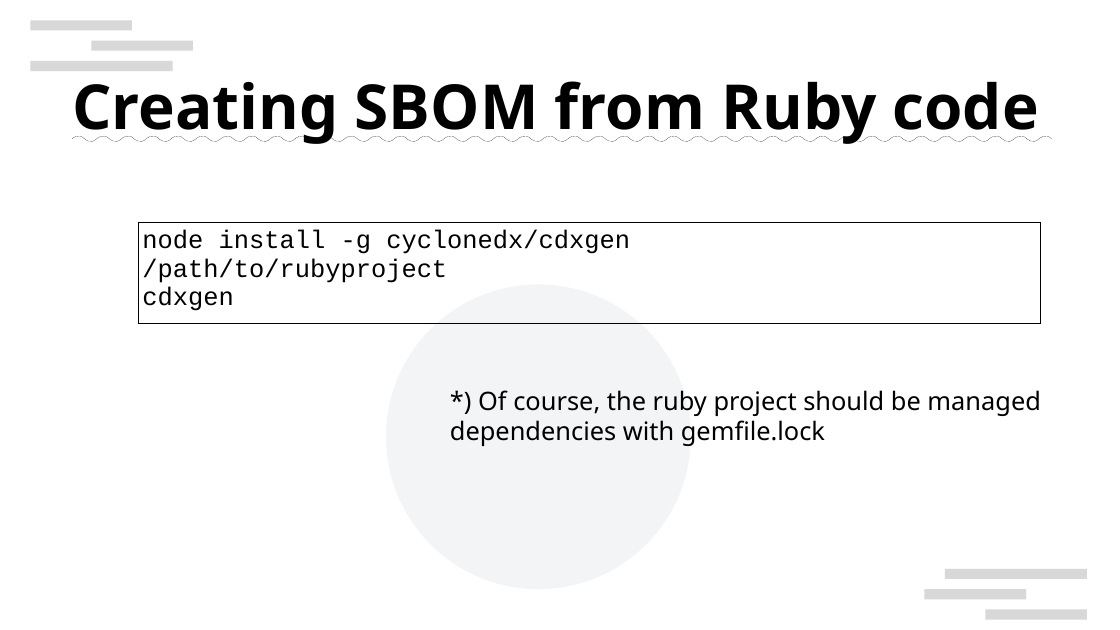
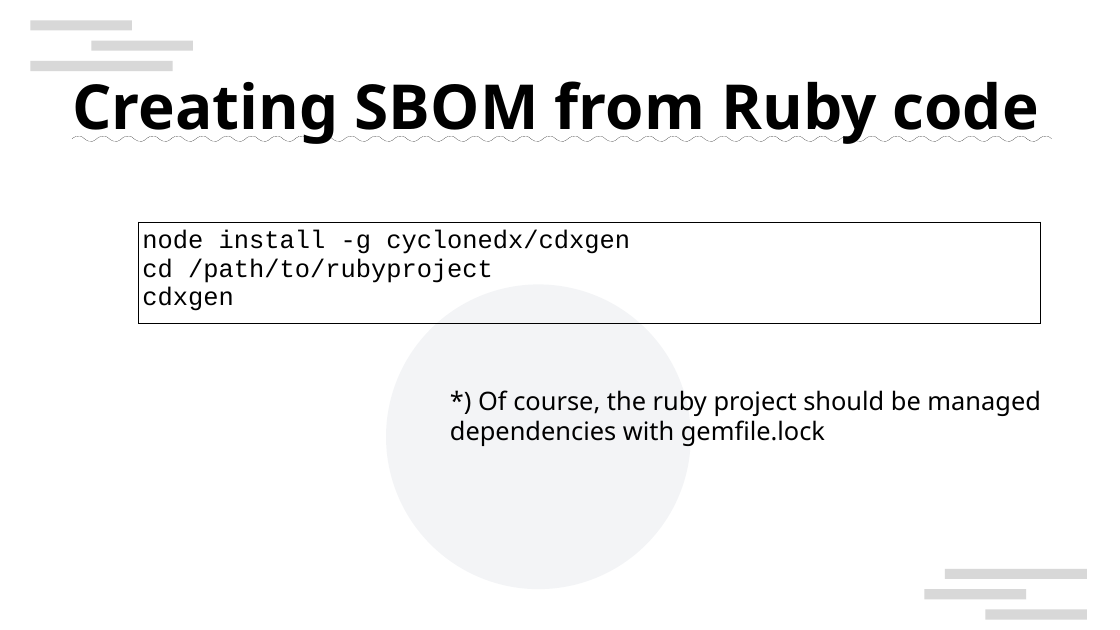
Before and after one commit to naruoga/presentations, a slide deck: slide 20 of COSCUP2024_SupplyChainIssue.odp (slide 19 before the commit). Drawn at 1120x630 pixels with LibreOffice and Linux fonts; fonts in the diff are those of the drawing; background and template pictures are left out. Boxes give left, top, right and bottom in pixels: in the first picture for what was removed or moved away, otherwise in the second. Text is boxed around its words. In the diff, an @@ line names an element or a change of style, - is before the commit and + after.

```diff
--- a/COSCUP2024_SupplyChainIssue.odp
+++ b/COSCUP2024_SupplyChainIssue.odp
@@ table at box(138, 223, 1040, 322) @@
-row 1, column 1: node install -g cyclonedx/cdxgen / /path/to/rubyproject / cdxgen
+row 1, column 1: node install -g cyclonedx/cdxgen / cd /path/to/rubyproject / cdxgen
```
Also in this commit, not shown: 5 other slides changed, 1 slide added, 1 other file.
